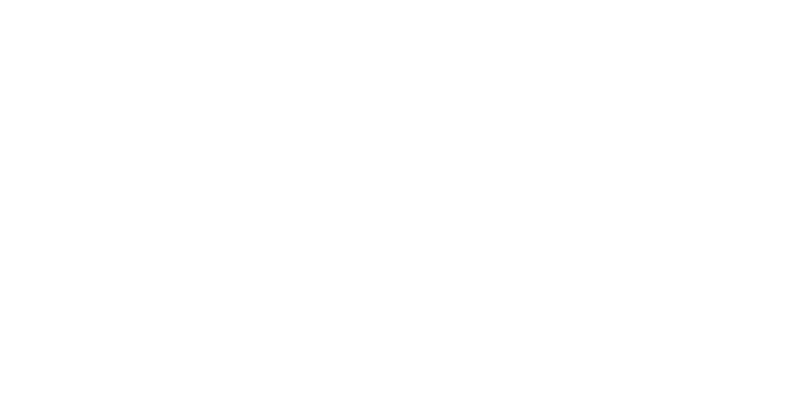
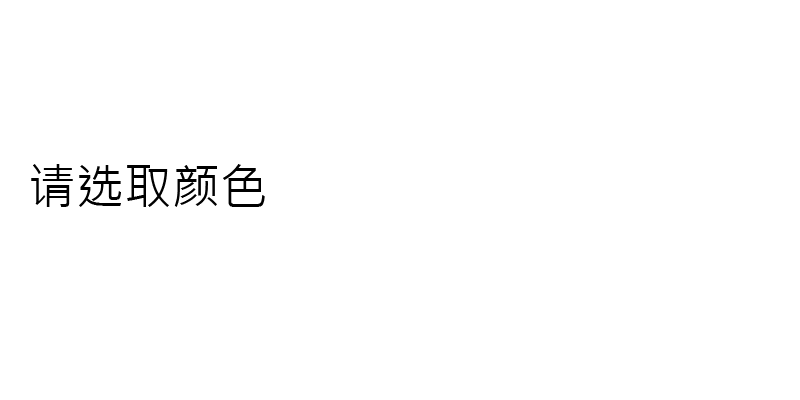
Revision of a layered 800×400 image; what changed, layer by layer:
added layer "请选取颜色" above "請選取顏色" over [31, 164, 265, 207]
